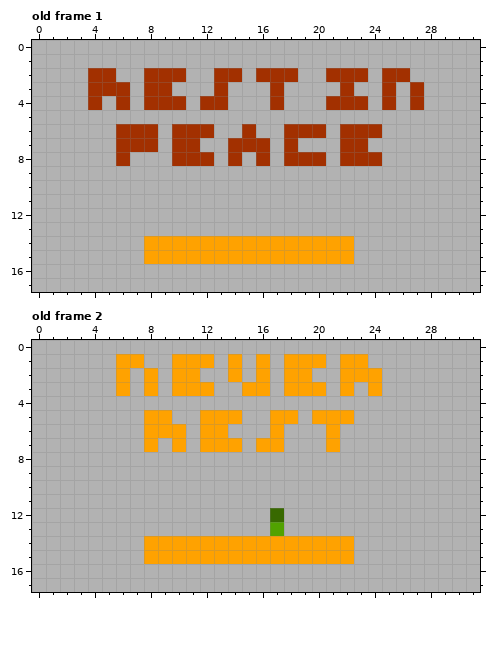
Edited in one commit: pixel-art file (LD43 Sacrifice/Assets/Sprites/RestInPeace.aseprite). The picture above is the old version.
32x18 pixels, 2 frames. Shown: old frame 1, old frame 2. The commit also changed other frames, which this record leaves out.
Once edited:
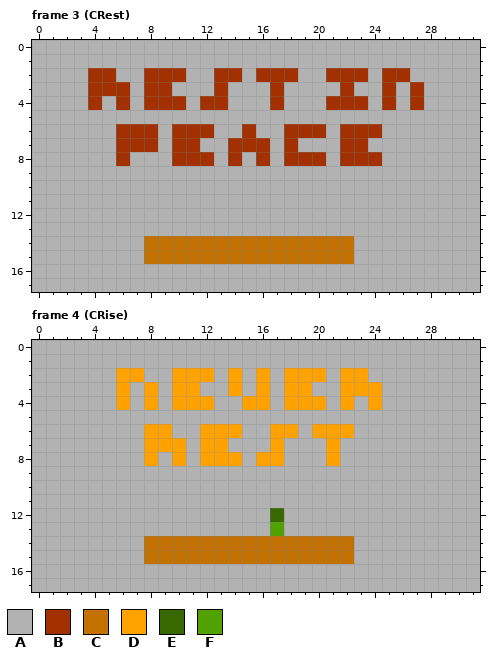
Palette (. is transparent): A #b2b2b2  B #a23000  C #c37100  D #ffa200  E #386900  F #51a200
A new or re-ordered frame is compared with the old frame closest to it.
Commit message: Title through Choose Coffin scenes complete.
Difference:
{"change": "frames 2 -> 6"}
{"where": "frame 3 (CRest) is new; against old frame 1, layer \"Coffins\""}
{"frame":3,"y":14,"x":8,"old":"DDDDDDDDDDDDDDD","new":"CCCCCCCCCCCCCCC"}
{"frame":3,"y":15,"x":8,"old":"DDDDDDDDDDDDDDD","new":"CCCCCCCCCCCCCCC"}
{"where": "frame 4 (CRise) is new; against old frame 2, layers \"Words\", \"Coffins\""}
{"frame":4,"y":1,"x":6,"old":"DD","new":"AA"}
{"frame":4,"y":1,"x":10,"old":"DDD","new":"AAA"}
{"frame":4,"y":1,"x":14,"old":"D","new":"A"}
{"frame":4,"y":1,"x":16,"old":"D","new":"A"}
{"frame":4,"y":1,"x":18,"old":"DDD","new":"AAA"}
{"frame":4,"y":1,"x":22,"old":"DD","new":"AA"}
{"frame":4,"y":2,"x":7,"old":"AD","new":"DA"}
{"frame":4,"y":2,"x":12,"old":"A","new":"D"}
{"frame":4,"y":2,"x":20,"old":"A","new":"D"}
{"frame":4,"y":2,"x":24,"old":"D","new":"A"}
{"frame":4,"y":3,"x":12,"old":"D","new":"A"}
{"frame":4,"y":3,"x":14,"old":"AD","new":"DA"}
{"frame":4,"y":3,"x":20,"old":"D","new":"A"}
{"frame":4,"y":3,"x":23,"old":"A","new":"D"}
{"frame":4,"y":4,"x":6,"old":"A","new":"D"}
{"frame":4,"y":4,"x":8,"old":"A","new":"D"}
{"frame":4,"y":4,"x":10,"old":"AAA","new":"DDD"}
{"frame":4,"y":4,"x":15,"old":"AA","new":"DD"}
{"frame":4,"y":4,"x":18,"old":"AAA","new":"DDD"}
{"frame":4,"y":4,"x":22,"old":"A","new":"D"}
{"frame":4,"y":4,"x":24,"old":"A","new":"D"}
{"frame":4,"y":5,"x":8,"old":"DD","new":"AA"}
{"frame":4,"y":5,"x":12,"old":"DDD","new":"AAA"}
{"frame":4,"y":5,"x":17,"old":"DD","new":"AA"}
{"frame":4,"y":5,"x":20,"old":"DDD","new":"AAA"}
{"frame":4,"y":6,"x":10,"old":"D","new":"A"}
{"frame":4,"y":6,"x":14,"old":"A","new":"D"}
{"frame":4,"y":6,"x":18,"old":"A","new":"D"}
{"frame":4,"y":6,"x":20,"old":"A","new":"D"}
{"frame":4,"y":6,"x":22,"old":"A","new":"D"}
{"frame":4,"y":7,"x":9,"old":"A","new":"D"}
{"frame":4,"y":7,"x":14,"old":"D","new":"A"}
{"frame":4,"y":7,"x":16,"old":"D","new":"A"}
{"frame":4,"y":8,"x":8,"old":"A","new":"D"}
{"frame":4,"y":8,"x":10,"old":"A","new":"D"}
{"frame":4,"y":8,"x":12,"old":"AAA","new":"DDD"}
{"frame":4,"y":8,"x":16,"old":"AA","new":"DD"}
{"frame":4,"y":8,"x":21,"old":"A","new":"D"}
{"frame":4,"y":14,"x":8,"old":"DDDDDDDDDDDDDDD","new":"CCCCCCCCCCCCCCC"}
{"frame":4,"y":15,"x":8,"old":"DDDDDDDDDDDDDDD","new":"CCCCCCCCCCCCCCC"}
{"label":"changed","picture_box":[144,236,354,264]}
{"label":"changed","picture_box":[116,354,382,466]}
{"label":"changed","picture_box":[144,536,354,564]}
